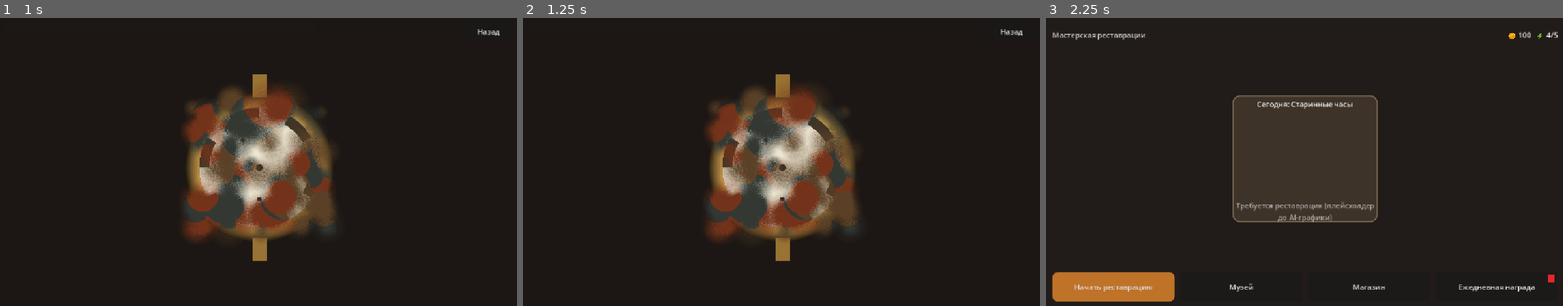
Above: before the commit, frames 1-3 (left to right).
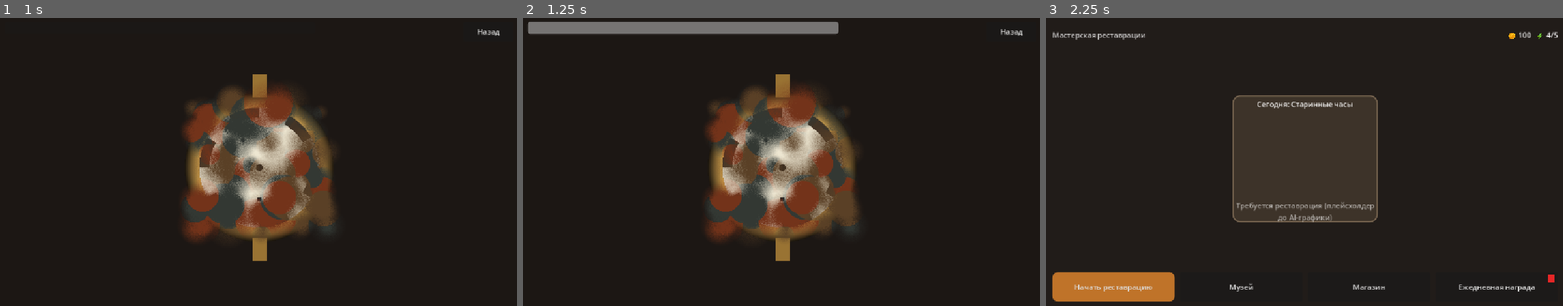
Above: after the commit, the same moments.

Repository: DAIMORE-CODE/architect
Game: Godot game, scene res://scenes/Main.tscn
Same seed, same stepped clock (60 frames per second), same inputs: the game is played once before the commit and once after it.
Inputs (mouse positions are in pixels of both pictures, inside the frame that each line leads up to):
- Up to frame 1 (1 s): click "Начать реставрацию" at 0.5 s
- Up to frame 2 (1.25 s): no input
- Up to frame 3 (2.25 s): click (1113, 285) at 1.25 s, where only the run before the commit has a clickable "Начать реставрацию"; click "Назад" at 2 s

Frame 1 is identical in both runs. In frame 2, 2.5% of the frame differs, in the area x 1-62%, y 1-6%; in frame 3, nothing differs.

Commit message:
fix: apply step 3 code review (ImageTexture instead of update on CompressedTexture2D, 30Hz texture batching, mouse motion swipes, honest pixel-progress recount, MarginContainer work area, committed .import files, router screen-leak fix)

Diff:
--- a/architect/scenes/gameplay/CleanStage.tscn
+++ b/architect/scenes/gameplay/CleanStage.tscn
@@ -54,7 +54,21 @@
 text_overrun_behavior = 3
 text = "Назад"
 
-[node name="WorkArea" type="Control" parent="."]
+[node name="WorkMargin" type="MarginContainer" parent="."]
+layout_mode = 1
+anchors_preset = 15
+anchor_right = 1.0
+anchor_bottom = 1.0
+offset_top = 64.0
+grow_horizontal = 2
+grow_vertical = 2
+mouse_filter = 2
+theme_override_constants/margin_left = 20
+theme_override_constants/margin_top = 20
+theme_override_constants/margin_right = 20
+theme_override_constants/margin_bottom = 20
+
+[node name="WorkArea" type="Control" parent="WorkMargin"]
 layout_mode = 1
 anchors_preset = 15
 anchor_right = 1.0
@@ -64,7 +78,7 @@
 grow_vertical = 2
 mouse_filter = 1
 
-[node name="ItemClean" type="TextureRect" parent="WorkArea"]
+[node name="ItemClean" type="TextureRect" parent="WorkMargin/WorkArea"]
 layout_mode = 1
 anchors_preset = 8
 anchor_left = 0.5
@@ -82,7 +96,7 @@
 expand_mode = 1
 stretch_mode = 5
 
-[node name="DirtLayer" type="TextureRect" parent="WorkArea"]
+[node name="DirtLayer" type="TextureRect" parent="WorkMargin/WorkArea"]
 layout_mode = 1
 anchors_preset = 8
 anchor_left = 0.5
--- a/architect/scripts/Main.gd
+++ b/architect/scripts/Main.gd
@@ -1,8 +1,13 @@
 extends Control
-## Main — корневая сцена-роутер экранов. Шаг 1: минимальный каркас.
-## Здесь происходит стартовая последовательность: загрузка сейва (SaveManager),
-## инициализация SDK (YandexSDK) и уведомление портала Яндекса о готовности
-## игры через notify_game_ready() — обязательное требование модерации.
+## Main — корневая сцена-роутер экранов.
+## Стартовая последовательность: notify_game_ready() (требование модерации Яндекса),
+## показ HubScreen, маршрутизация Hub <-> CleanStage.
+## Исправления ревью Шага 3: _clear_screen() УНИЧТОЖАЕТ предыдущий экран ДО
+## подключения сигналов — нет утечки экранов при навигации Hub <-> CleanStage
+## и нет двойного срабатывания stage_finished (CONNECT_ONE_SHOT).
+
+const CLEAN_STAGE_SCENE := "res://scenes/gameplay/CleanStage.tscn"
+const HUB_SCENE := "res://scenes/screens/HubScreen.tscn"
 
 @onready var status_label: Label = $CenterBox/StatusLabel
 @onready var ad_test_button: Button = $CenterBox/AdTestButton
@@ -11,32 +16,56 @@
 	# Автозагрузки (DayCycle -> GameData -> SaveManager -> YandexSDK) уже
 	# инициализированы к этому моменту — порядок задан в project.godot.
 	YandexSDK.notify_game_ready()
-	# Шаг 2: главный экран игры (Hub). Старый статус-каркас Шага 1 скрыт.
-	var hub_scene := load("res://scenes/screens/HubScreen.tscn") as PackedScene
+	if status_label != null:
+		status_label.visible = false
+	if ad_test_button != null:
+		ad_test_button.visible = false
+	_route_to_hub()
+
+func _route_to_clean() -> void:
+	_clear_screen()  # УНИЧТОЖАЕТ предыдущий экран ДО подключения сигнала
+	var stage := _load_scene(CLEAN_STAGE_SCENE)
+	if stage == null:
+		return
+	stage.stage_finished.connect(_on_clean_finished, CONNECT_ONE_SHOT)
+	_show_node(stage)
+
+func _route_to_hub() -> void:
+	_clear_screen()
+	var hub_scene := load(HUB_SCENE) as PackedScene
 	if hub_scene == null:
 		push_error("Main: не удалось загрузить HubScreen.tscn")
 		return
 	var hub: Control = hub_scene.instantiate()
 	hub.name = "HubScreen"
-	add_child(hub)
-	# Подключаем мини-игру «Очистка» (Шаг 3): переход по сигналу Hub,
-	# возврат — кнопкой «Назад» внутри CleanStage (reload_current_scene).
-	var clean_scene := load("res://scenes/gameplay/CleanStage.tscn") as PackedScene
-	if clean_scene != null:
-		var on_clean := func() -> void:
-			var stage: Control = clean_scene.instantiate()
-			stage.name = "CleanStage"
-			add_child(stage)
-		hub.clean_requested.connect(on_clean)
-	else:
-		push_warning("Main: не удалось загрузить CleanStage.tscn (шаг 3)")
-	if status_label != null:
-		status_label.visible = false
-	if ad_test_button != null:
-		ad_test_button.visible = false
-	_update_status()
+	hub.clean_requested.connect(_route_to_clean, CONNECT_ONE_SHOT)
+	_show_node(hub)
+
+func _clear_screen() -> void:
+	for c in get_children():
+		if c is Control and c.name != "CenterBox":
+			c.queue_free()
+
+func _load_scene(path: String) -> Control:
+	var packed := load(path) as PackedScene
+	if packed == null:
+		push_error("Main: не удалось загрузить сцену: " + path)
+		return null
+	var node := packed.instantiate() as Control
+	if node == null:
+		push_error("Main: корень сцены не Control: " + path)
+		return null
+	return node
+
+func _show_node(node: Control) -> void:
+	add_child(node)
+
+func _on_clean_finished(progress: float) -> void:
+	print("[STUB] Этап очистки завершён, прогресс=%.2f. Шаг 4: экран рейтинга" % progress)
 
 func _update_status() -> void:
+	if status_label == null:
+		return
 	var sdk_mode := "web" if OS.has_feature("web") else "stub"
 	var day_num := DayCycle.get_day_index() + 1
 	var info := "Монеты: %d | Энергия: %d/%d | День: %d | SDK: %s" % [
@@ -46,4 +75,4 @@
 		day_num,
 		sdk_mode,
 	]
-	status_label.text = "Мастерская реставрации — Шаг 1 (каркас)\n" + info
+	status_label.text = "Мастерская реставрации\n" + info
--- a/architect/scripts/gameplay/CleanStage.gd
+++ b/architect/scripts/gameplay/CleanStage.gd
@@ -1,64 +1,114 @@
 extends Control
 ## CleanStage — мини-игра «Очистка» (Шаг 3, ядро MVP).
 ## Игрок водит пальцем/мышью по слою грязи и «стирает» её.
-## Механика тактильная: грязь хранится в Image с альфа-каналом,
-## кисть обнуляет альфа в радиусе brush_size, текстура обновляется через update().
-## Прогресс для MVP — приближённый: подсчёт успешных «стираний» (erase_hits),
-## полная попиксельная проверка — оптимизация позже (Timer каждые 0.5 сек).
+## Исправления ревью Шага 3:
+##  1) КРИТИЧНО: собственная ImageTexture через ImageTexture.create_from_image()
+##     + работа с дубликатом Image. Вызов texture.update() на импортированной
+##     CompressedTexture2D приводил к ошибке рантайма и зависанию прогресса.
+##  2) Обновление текстуры батчем в _process, не чаще 30 Гц (_tex_dirty + троттлинг).
+##  3) Обработка InputEventMouseMotion — свайпы мышью тоже стирают.
+##  4) Честный подсчёт стёртых пикселей: прогресс = очищенная площадь / площадь
+##     грязи, пересчёт раз в 0.5 с через Timer (не каждый кадр).
 
 signal stage_finished(progress: float)
 
-@onready var dirt_texture_rect: TextureRect = $WorkArea/DirtLayer
+@onready var dirt_texture_rect: TextureRect = $WorkMargin/WorkArea/DirtLayer
 @onready var progress_bar: ProgressBar = $TopBar/Progress
 @onready var btn_back: Button = $TopBar/BtnBack
 
-var dirt_image: Image
+var dirt_image: Image            # рабочий дубликат изображения грязи
+var dirt_texture: ImageTexture   # собственная текстура для DirtLayer
 var is_erasing: bool = false
 var brush_size: float = 40.0
-var total_pixels: int = 0
-var clean_pixels: int = 0
+var total_pixels: int = 0        # пиксели грязи при старте (знаменатель прогресса)
+var clean_pixels: int = 0        # уже стёртые пиксели
 
-## Целевое количество «успешных стираний» для 100% прогресса.
-const TARGET_HITS: int = 50
 ## Порог завершения этапа (85% по ТЗ).
 const COMPLETE_THRESHOLD: float = 0.85
 ## Шаг растеризации следа кисти (меньше диаметра — сплошной след на свайпах).
 const DITHER_STEP_RATIO: float = 0.6
+## Батч-обновление GPU-текстуры: не чаще одного раза в этот интервал (~30 Гц).
+const TEXTURE_UPDATE_INTERVAL: float = 1.0 / 30.0
+## Интервал честного пересчёта прогресса (Timer), сек.
+const PROGRESS_RECOUNT_INTERVAL: float = 0.5
+## Прозрачный цвет для стирания альфа-канала.
+const TRANSPARENT := Color(0, 0, 0, 0)
 
-var _erase_hits: int = 0
+var _tex_dirty := false
+var _last_update_time: float = -100.0
 var _finished: bool = false
 var _last_erase_pos: Vector2 = Vector2.INF
+var _progress_timer: Timer
 
 func _ready() -> void:
-	# get_image() возвращает копию — исходная импорт-текстура не мутируется.
-	dirt_image = dirt_texture_rect.texture.get_image()
+	btn_back.pressed.connect(_on_back_pressed)
+	_init_dirt_layer()
+	progress_bar.value = 0.0
+	# Пересчёт прогресса раз в 0.5 с — не убиваем FPS на мобильных.
+	_progress_timer = Timer.new()
+	_progress_timer.wait_time = PROGRESS_RECOUNT_INTERVAL
+	_progress_timer.one_shot = false
+	_progress_timer.autostart = true
+	_progress_timer.timeout.connect(_recount_progress)
+	add_child(_progress_timer)
+
+func _init_dirt_layer() -> void:
+	var source := dirt_texture_rect.texture
+	if source == null:
+		push_error("CleanStage: у DirtLayer отсутствует текстура")
+		return
+	# get_image() возвращает копию — исходный импорт не мутируется.
+	dirt_image = source.get_image()
 	if dirt_image == null:
-		push_error("CleanStage: у DirtLayer отсутствует текстура Image")
+		push_error("CleanStage: не удалось получить Image из текстуры грязи")
 		return
 	if dirt_image.is_compressed():
 		dirt_image.decompress()
 	if dirt_image.get_format() != Image.FORMAT_RGBA8:
 		dirt_image.convert(Image.FORMAT_RGBA8)
-	total_pixels = dirt_image.get_width() * dirt_image.get_height()
-	progress_bar.value = 0.0
-	btn_back.pressed.connect(_on_back_pressed)
+	total_pixels = 0
+	for y in range(dirt_image.get_height()):
+		for x in range(dirt_image.get_width()):
+			if dirt_image.get_pixel(x, y).a > 0.0:
+				total_pixels += 1
+	if total_pixels <= 0:
+		push_error("CleanStage: слой грязи пуст — прогресс не рассчитывается")
+		total_pixels = 1
+	# Создаём СОБСТВЕННУЮ ImageTexture: update() допустим только на ней,
+	# но не на импортированной CompressedTexture2D.
+	dirt_texture = ImageTexture.create_from_image(dirt_image)
+	dirt_texture_rect.texture = dirt_texture
+
+func _process(_delta: float) -> void:
+	# Батчим обновление GPU-текстуры: максимум ~30 Гц.
+	if _tex_dirty and dirt_texture != null:
+		var now := Time.get_ticks_msec() / 1000.0
+		if now - _last_update_time >= TEXTURE_UPDATE_INTERVAL:
+			dirt_texture.update(dirt_image)
+			_tex_dirty = false
+			_last_update_time = now
 
 func _input(event: InputEvent) -> void:
 	if _finished:
 		return
-	# Мышь (ПК): press/release + motion при зажатой ЛКМ.
+	# Мышь (ПК): press/release; motion — свайп курсором (в т.ч. без удержания ЛКМ).
 	if event is InputEventMouseButton and event.button_index == MOUSE_BUTTON_LEFT:
 		is_erasing = event.pressed
+		_last_erase_pos = Vector2.INF
 		if event.pressed:
 			_try_erase(event.global_position)
+		return
+	if event is InputEventMouseMotion:
+		_try_erase(event.global_position)
 		return
 	# Тач (мобильные): касание + драги.
 	if event is InputEventScreenTouch:
 		is_erasing = event.pressed
+		_last_erase_pos = Vector2.INF
 		if event.pressed:
 			_try_erase(event.position)
 		return
-	if event is InputEventScreenDrag and is_erasing:
+	if event is InputEventScreenDrag:
 		_try_erase(event.position)
 
 func _try_erase(global_pos: Vector2) -> void:
@@ -66,7 +116,7 @@
 	if not Rect2(Vector2.ZERO, dirt_texture_rect.size).has_point(local_pos):
 		return
 	# Интерполяция между предыдущей и текущей точкой — непрерывный след
-	# даже при быстрых свайпах на мобильных.
+	# даже при быстрых свайпах (мышь и тач).
 	var dist: float = local_pos.distance_to(_last_erase_pos) if _last_erase_pos.x < INF * 0.5 else 0.0
 	var step: float = maxf(brush_size * DITHER_STEP_RATIO, 2.0)
 	if dist > step:
@@ -76,14 +126,11 @@
 	else:
 		_erase_circle(local_pos)
 	_last_erase_pos = local_pos
-	_erase_hits += 1
-	_update_progress()
 
 func _erase_circle(center: Vector2) -> void:
 	var cx: int = int(center.x)
 	var cy: int = int(center.y)
 	var r: int = int(brush_size)
-	var transparent := Color(0, 0, 0, 0)
 	var r_sq: int = r * r
 	# Ограничиваем цикл границами изображения — set_pixel вне границ недопустим.
 	var x0: int = maxi(cx - r, 0)
@@ -96,24 +143,33 @@
 		for x in range(x0, x1 + 1):
 			var dx: int = x - cx
 			if dx * dx + dy * dy <= r_sq and dirt_image.get_pixel(x, y).a > 0.0:
-				dirt_image.set_pixel(x, y, transparent)
+				dirt_image.set_pixel(x, y, TRANSPARENT)
 				erased_any = true
 	if erased_any:
-		dirt_texture_rect.texture.update(dirt_image)
+		_tex_dirty = true
 
-func _update_progress() -> void:
-	var progress: float = minf(float(_erase_hits) / float(TARGET_HITS), 1.0)
+func _recount_progress() -> void:
+	if _finished or dirt_image == null:
+		return
+	clean_pixels = 0
+	for y in range(dirt_image.get_height()):
+		for x in range(dirt_image.get_width()):
+			if dirt_image.get_pixel(x, y).a <= 0.0:
+				clean_pixels += 1
+	var progress: float = clampf(float(clean_pixels) / float(total_pixels), 0.0, 1.0)
 	progress_bar.value = progress
-	if progress >= COMPLETE_THRESHOLD and not _finished:
+	if progress >= COMPLETE_THRESHOLD:
 		_finish_stage(progress)
 
 func _finish_stage(progress: float) -> void:
 	_finished = true
 	is_erasing = false
 	set_process_input(false)
+	_progress_timer.stop()
 	print("[STUB] Очистка завершена на 85%+. Переход к следующему этапу")
 	stage_finished.emit(progress)
 
 func _on_back_pressed() -> void:
-	# Шаг 3: возврат в Hub через перезагрузку корневой сцены (роутер Main.tscn).
+	# Возврат в Hub через перезагрузку корневой сцены (роутер Main.tscn).
+	# Роутер уничтожает экраны перед показом новых — утечек нет.
 	get_tree().reload_current_scene()
Not shown, added: architect/assets/items/watch_clean.png.import
Not shown, added: architect/assets/items/watch_dirt.png.import
